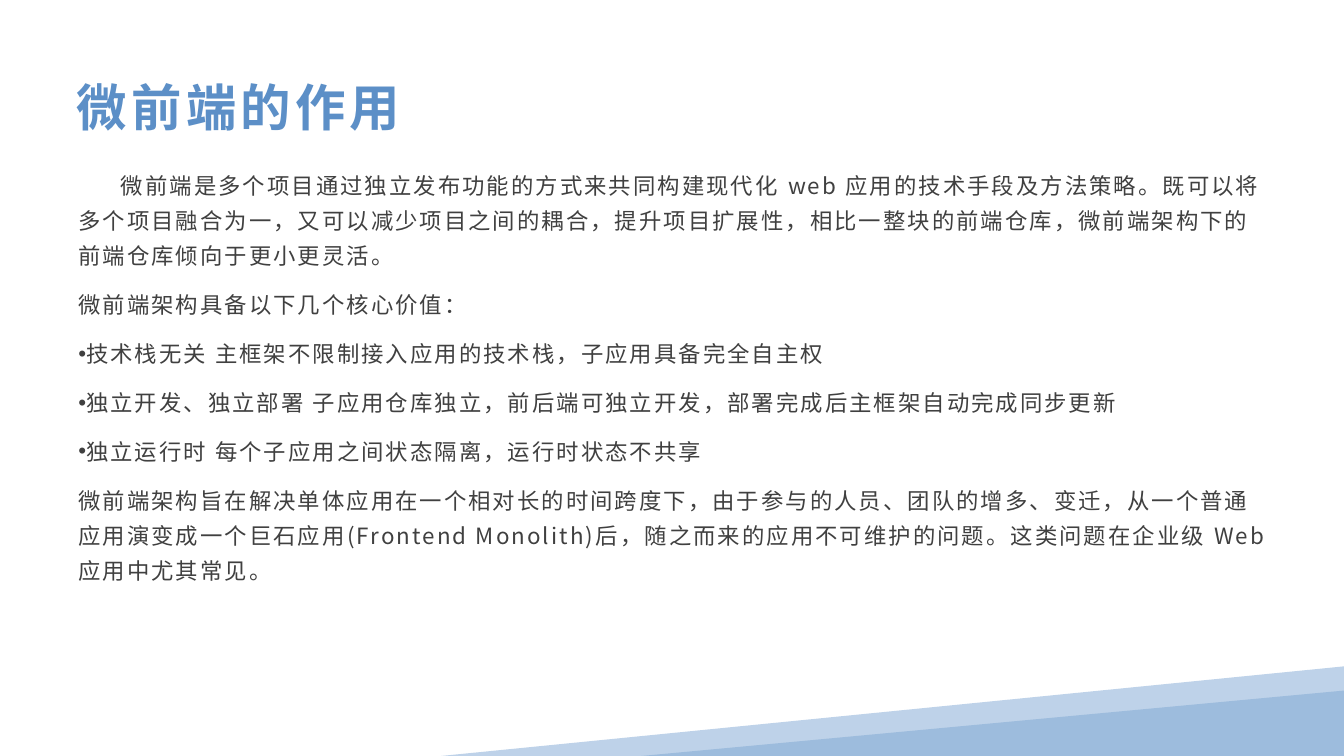
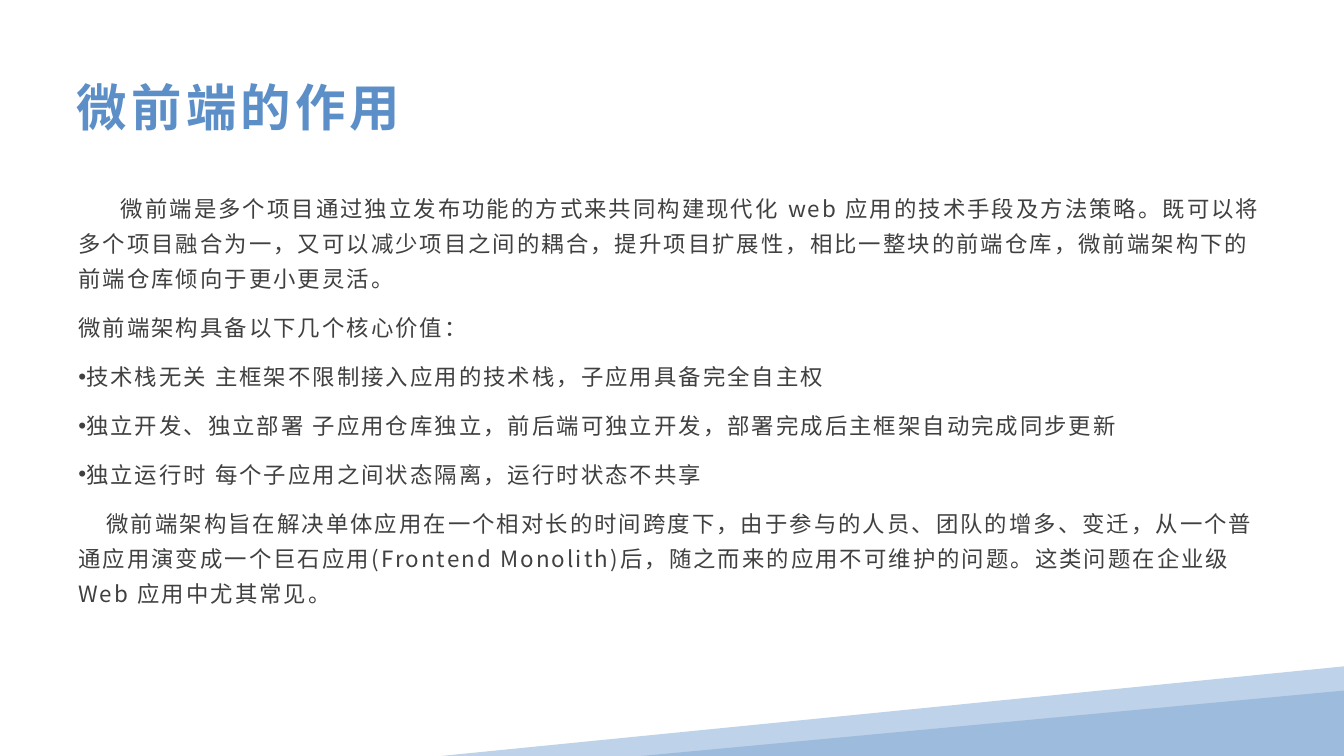
Before and after one commit to anncer/micro-frontends, a slide deck: slide 2 of 微前端的技术方案分析.pptx. Drawn at 1344x756 pixels with LibreOffice and Linux fonts; fonts in the diff are those of the drawing. Boxes give left, top, right and bottom in pixels: in the first picture for what was removed or moved away, otherwise in the second. Text is boxed around its words. In the diff, an @@ line names an element or a change of style, - is before the commit and + after.

```diff
--- a/微前端的技术方案分析.pptx
+++ b/微前端的技术方案分析.pptx
@@ text "微前端是多个项目通过独立发布功能的方式来共同构建现代化 web 应用的技术手段及方法策略。既可以将多个项目融合为一，又可 ..." rewrapped from [78,175,1264,581] to [78,198,1259,604] @@
```
Also in this commit, not shown: 5 other slides changed, 2 slides added, 1 slide removed.
